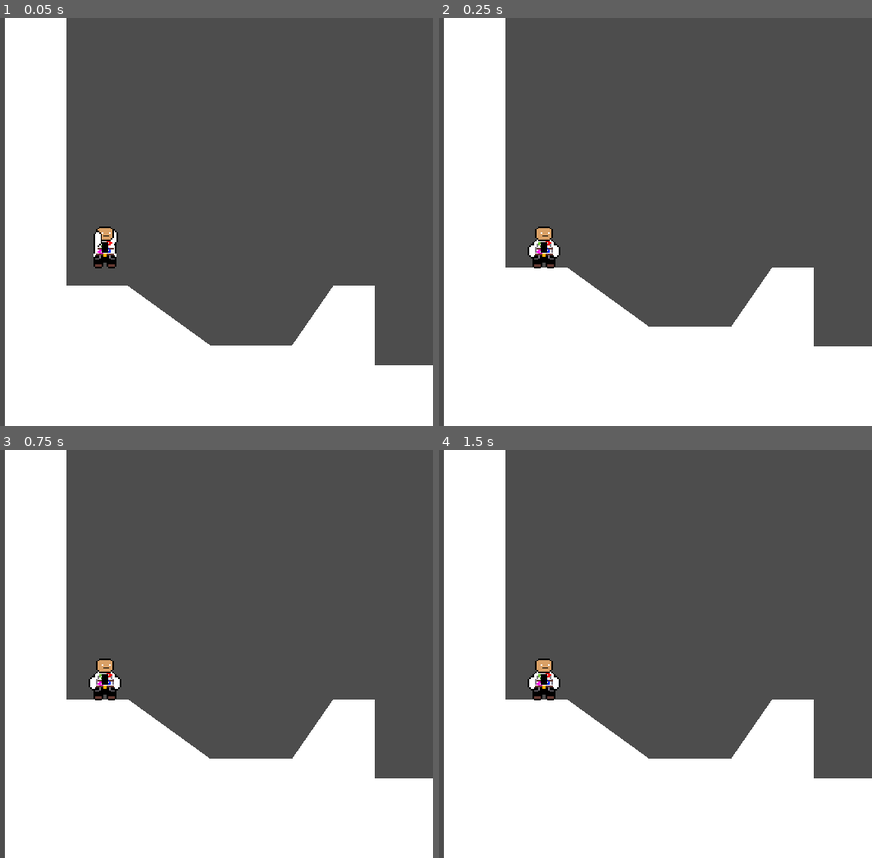
Above: before the commit, frames 1-4 (two rows, left to right).
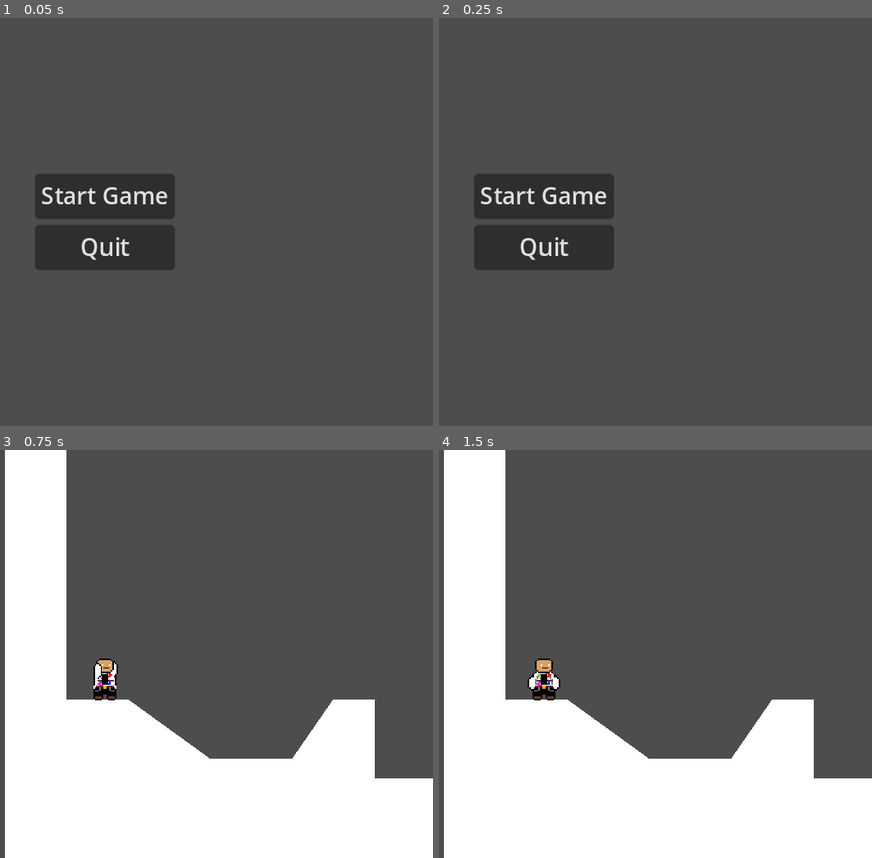
Above: after the commit, the same moments.

Repository: AnOropeza26/Capstone-game
Game: Godot game, scene res://start_menu.tscn
Same seed, same stepped clock (60 frames per second), same inputs: the game is played once before the commit and once after it. Before the commit the project starts from res://world.tscn.
Inputs (mouse positions are in pixels of both pictures, inside the frame that each line leads up to):
- Up to frame 1 (0.05 s): no input
- Up to frame 2 (0.25 s): no input
- Up to frame 3 (0.75 s): click (103, 629) at 0.5 s, where only the run after the commit has a clickable "Start Game"
- Up to frame 4 (1.5 s): tap Enter (ui_accept) at 1.25 s; hold Right (ui_right) from 1.28 s (still down)

The runs differ from the first frame. In frame 1, 41% of the frame differs, in the area x 1-100%, y 0-100%; in frame 2, 45%; in frame 3, 0.2%; in frame 4, nothing differs.

Commit message:
Start Menu Complete

Diff:
--- a/project.godot
+++ b/project.godot
@@ -11,7 +11,7 @@
 [application]
 
 config/name="Capstone Game"
-run/main_scene="res://world.tscn"
+run/main_scene="res://start_menu.tscn"
 config/features=PackedStringArray("4.3", "Forward Plus")
 config/icon="res://icon.svg"
 
--- /dev/null
+++ b/start_menu.gd
@@ -0,0 +1,8 @@
+extends CenterContainer
+
+func _on_start_game_button_pressed() -> void:
+	get_tree().change_scene_to_file("res://world.tscn")
+
+
+func _on_quit_button_pressed() -> void:
+	get_tree().quit()
--- /dev/null
+++ b/start_menu.tscn
@@ -0,0 +1,25 @@
+[gd_scene load_steps=2 format=3 uid="uid://dmqlwdhciet5k"]
+
+[ext_resource type="Script" path="res://start_menu.gd" id="1_0hj1e"]
+
+[node name="StartMenu" type="CenterContainer"]
+anchors_preset = 15
+anchor_right = 1.0
+anchor_bottom = 1.0
+grow_horizontal = 2
+grow_vertical = 2
+script = ExtResource("1_0hj1e")
+
+[node name="VBoxContainer" type="VBoxContainer" parent="."]
+layout_mode = 2
+
+[node name="StartGameButton" type="Button" parent="VBoxContainer"]
+layout_mode = 2
+text = "Start Game"
+
+[node name="QuitButton" type="Button" parent="VBoxContainer"]
+layout_mode = 2
+text = "Quit"
+
+[connection signal="pressed" from="VBoxContainer/StartGameButton" to="." method="_on_start_game_button_pressed"]
+[connection signal="pressed" from="VBoxContainer/QuitButton" to="." method="_on_quit_button_pressed"]
